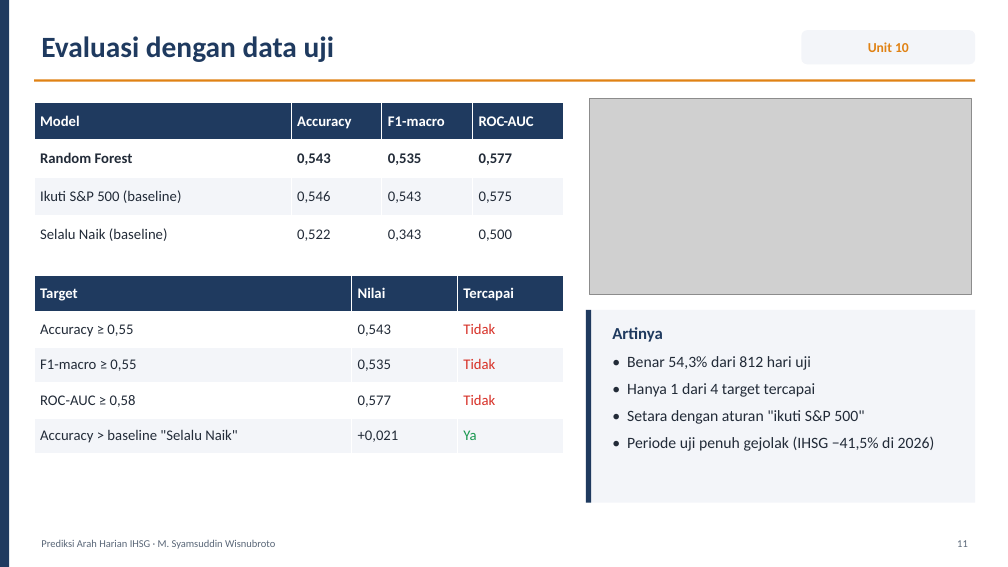
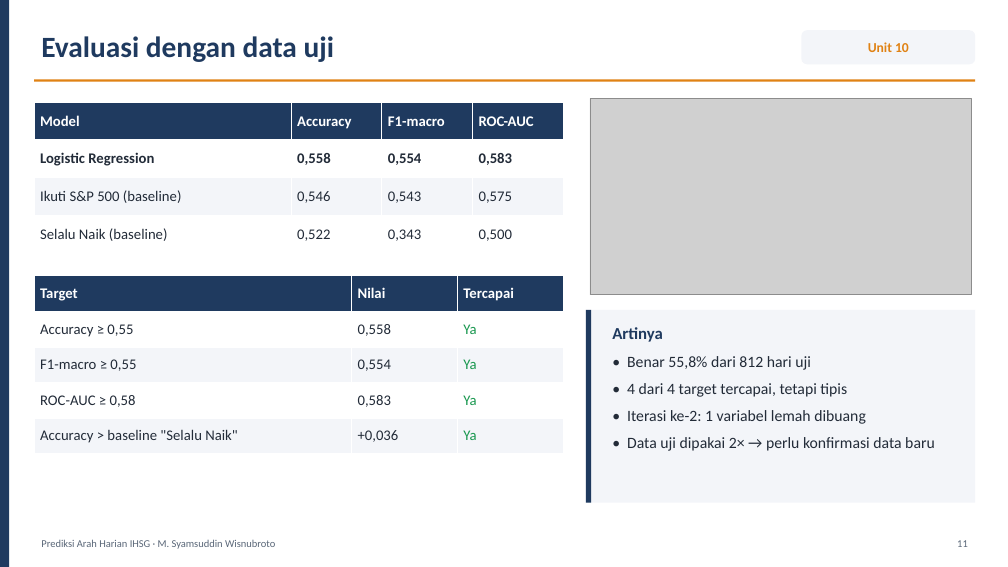
Before and after one commit to syamsuddinexcellent/portfolio-ilmuwan-data, a slide deck: slide 11 of presentation/Presentasi_Ilmuwan_Data_Syamsuddin_Wisnubroto.pptx. Drawn at 1008x567 pixels with LibreOffice and Linux fonts; fonts in the diff are those of the drawing; grey boxes stand for pictures. Boxes give left, top, right and bottom in pixels: in the first picture for what was removed or moved away, otherwise in the second. Text is boxed around its words. In the diff, an @@ line names an element or a change of style, - is before the commit and + after.

```diff
--- a/presentation/Presentasi_Ilmuwan_Data_Syamsuddin_Wisnubroto.pptx
+++ b/presentation/Presentasi_Ilmuwan_Data_Syamsuddin_Wisnubroto.pptx
@@ table at bbox=[34, 102, 563, 253] @@
-row 2: Random Forest | 0,543 | 0,535 | 0,577
+row 2: Logistic Regression | 0,558 | 0,554 | 0,583
@@ table at bbox=[34, 276, 563, 454] @@
-row 2, column 2: 0,543
+row 2, column 2: 0,558
-row 2, column 3: Tidak
+row 2, column 3: Ya
-row 3, column 2: 0,535
+row 3, column 2: 0,554
-row 3, column 3: Tidak
+row 3, column 3: Ya
-row 4, column 2: 0,577
+row 4, column 2: 0,583
-row 4, column 3: Tidak
+row 4, column 3: Ya
-row 5, column 2: +0,021
+row 5, column 2: +0,036
@@ text at bbox=[627, 356, 935, 451]: text changed @@
-• Benar 54,3% dari 812 hari uji
-• Hanya 1 dari 4 target tercapai
-• Setara dengan aturan "ikuti S&P 500"
-• Periode uji penuh gejolak (IHSG −41,5% di 2026)
+• Benar 55,8% dari 812 hari uji
+• 4 dari 4 target tercapai, tetapi tipis
+• Iterasi ke-2: 1 variabel lemah dibuang
+• Data uji dipakai 2× → perlu konfirmasi data baru
```
Also in this commit, not shown: 8 other slides changed, 36 other files.
